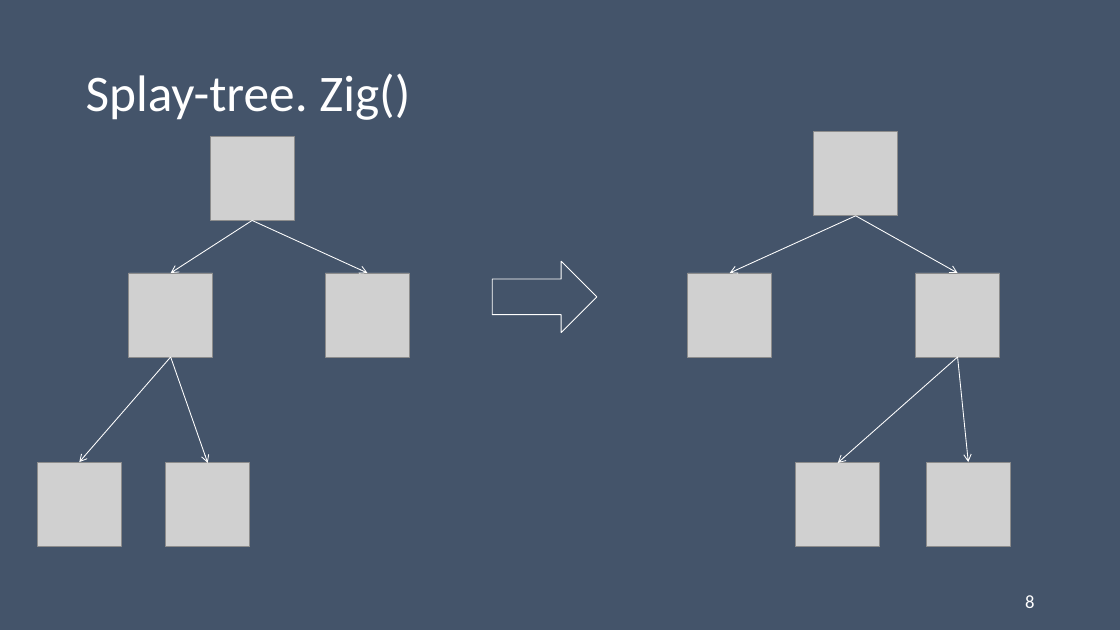
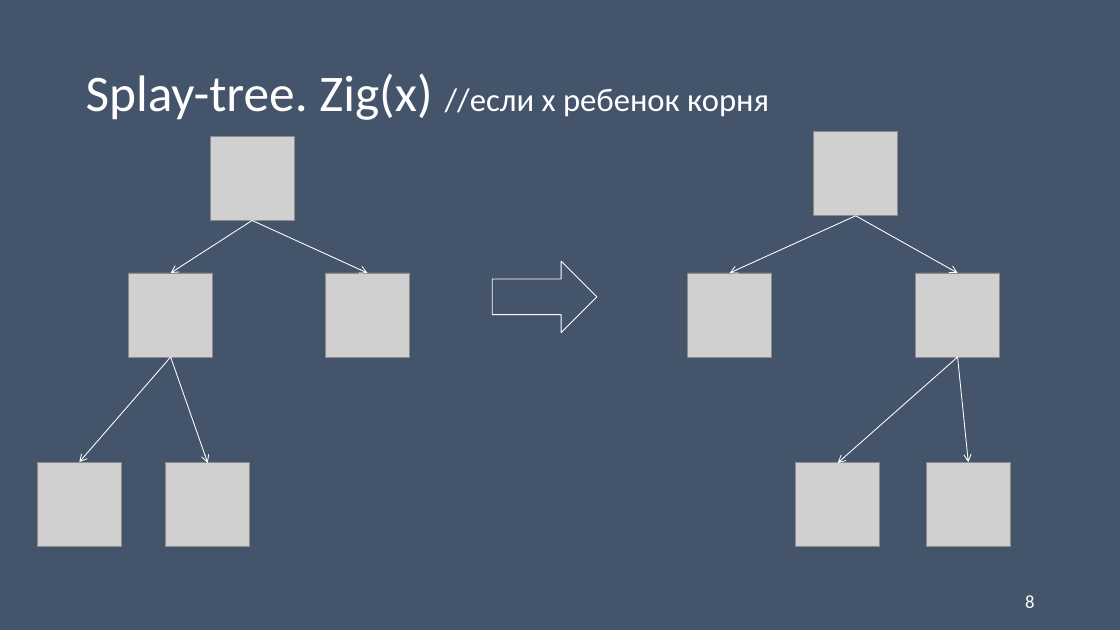
Before and after one commit to Koshkaallmaznaya/algorithms-AA-tree-Splay-tree, a slide deck: slide 8 of Документы/Б9121-09.03.03пикд_Панкратова_презентация.pptx. Drawn at 1120x630 pixels with LibreOffice and Linux fonts; fonts in the diff are those of the drawing; grey boxes stand for pictures. Boxes give left, top, right and bottom in pixels: in the first picture for what was removed or moved away, otherwise in the second. Text is boxed around its words. In the diff, an @@ line names an element or a change of style, - is before the commit and + after.

```diff
--- a/Документы/Б9121-09.03.03пикд_Панкратова_презентация.pptx
+++ b/Документы/Б9121-09.03.03пикд_Панкратова_презентация.pptx
@@ title at (86, 73, 769, 120): text changed; size 44 to 28 pt @@
-Splay-tree. Zig()
+Splay-tree. Zig(x) //если х ребенок корня
```
Also in this commit, not shown: 9 other slides changed, 4 slides added, 2 slides removed, 4 other files.
